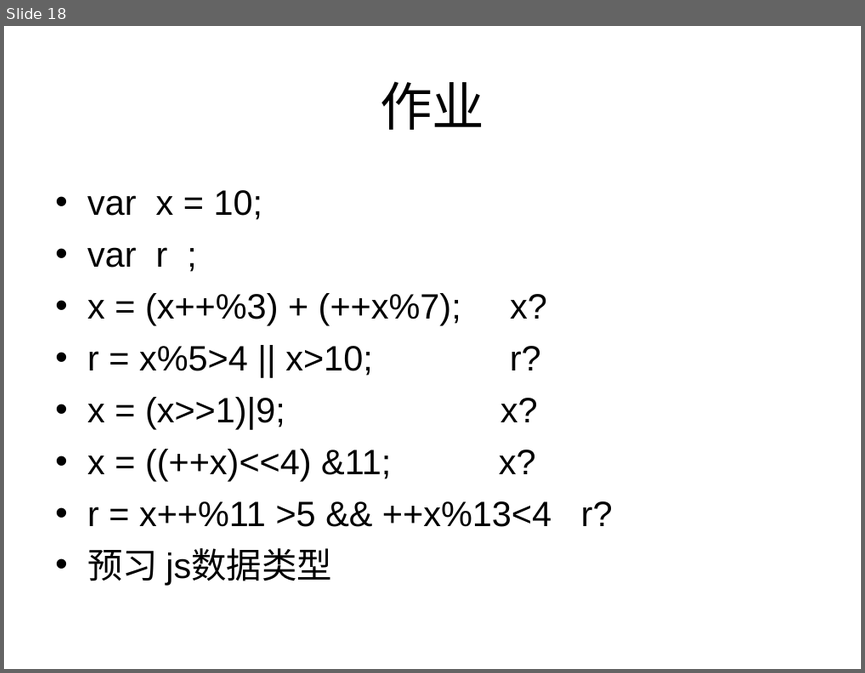
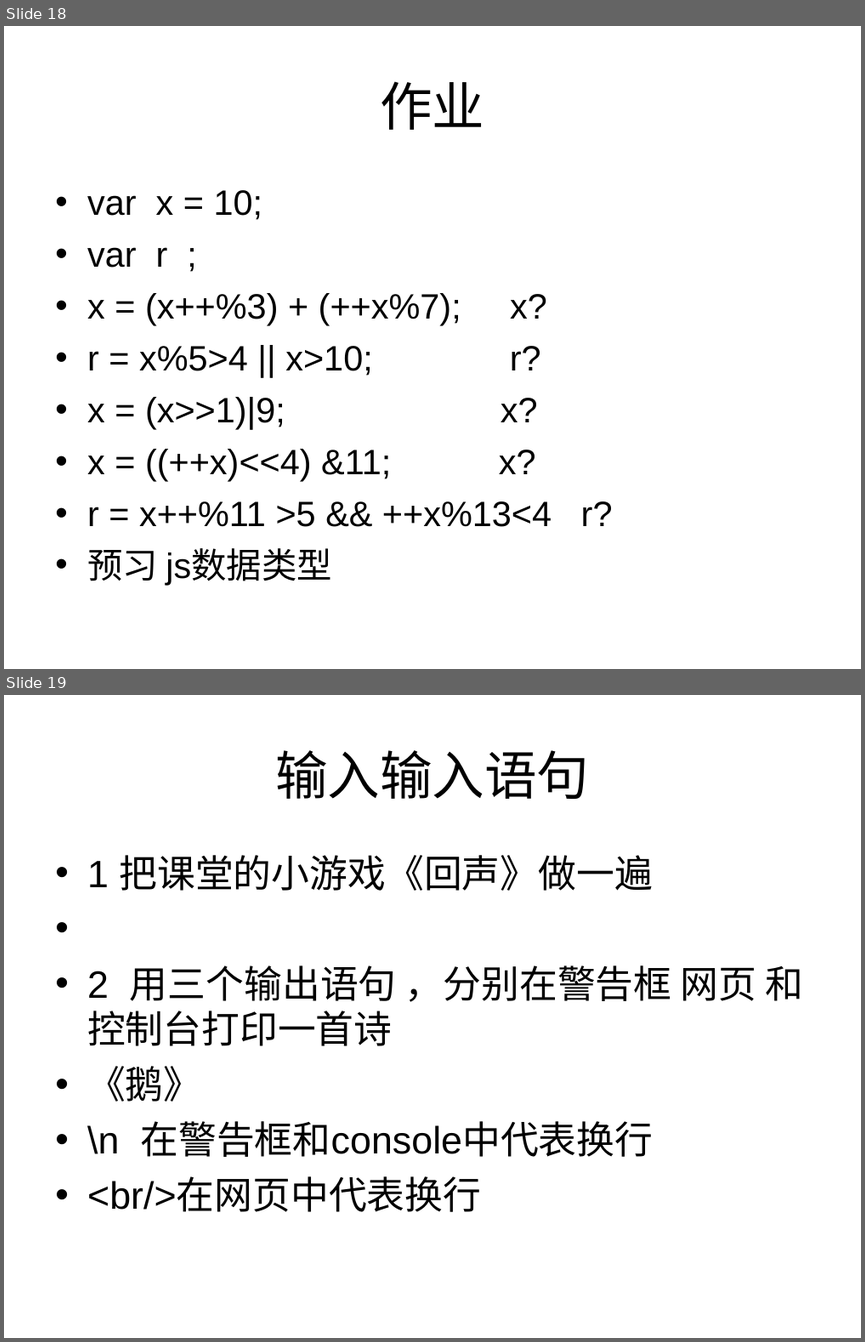
Before and after one commit to cd-vr1class/homework, a slide deck: ppt/7-7js输入输出语句、运算符.ppt. Shown one above the other, each under a label of ours: slide 18 before the commit, slides 18 and 19 after it. The pictures are 865x673 and 865x1342 pixels, drawn with LibreOffice and Linux fonts; fonts in the diff are those of the drawing. Boxes give left, top, right and bottom in pixels: in the first picture for what was removed or moved away, otherwise in the second. Text is boxed around its words. In the diff, an @@ line names an element or a change of style, - is before the commit and + after.

Commit message:
7.25 下午

```diff
--- a/ppt/7-7js输入输出语句、运算符.ppt
+++ b/ppt/7-7js输入输出语句、运算符.ppt
@@ slide 19 added at box(4, 695, 861, 1338), background #FFFFFF @@
@@ title added at box(275, 750, 590, 799), 44 pt, text #000000 @@
+输入输入语句
@@ text added at box(87, 855, 803, 1212), 32 pt, text #000000 @@
+• 1 把课堂的小游戏《回声》做一遍
+• 2 用三个输出语句 ，分别在警告框 网页 和控制台打印一首诗
+• 《鹅》
+• \n 在警告框和console中代表换行
+• <br/>在网页中代表换行
```
